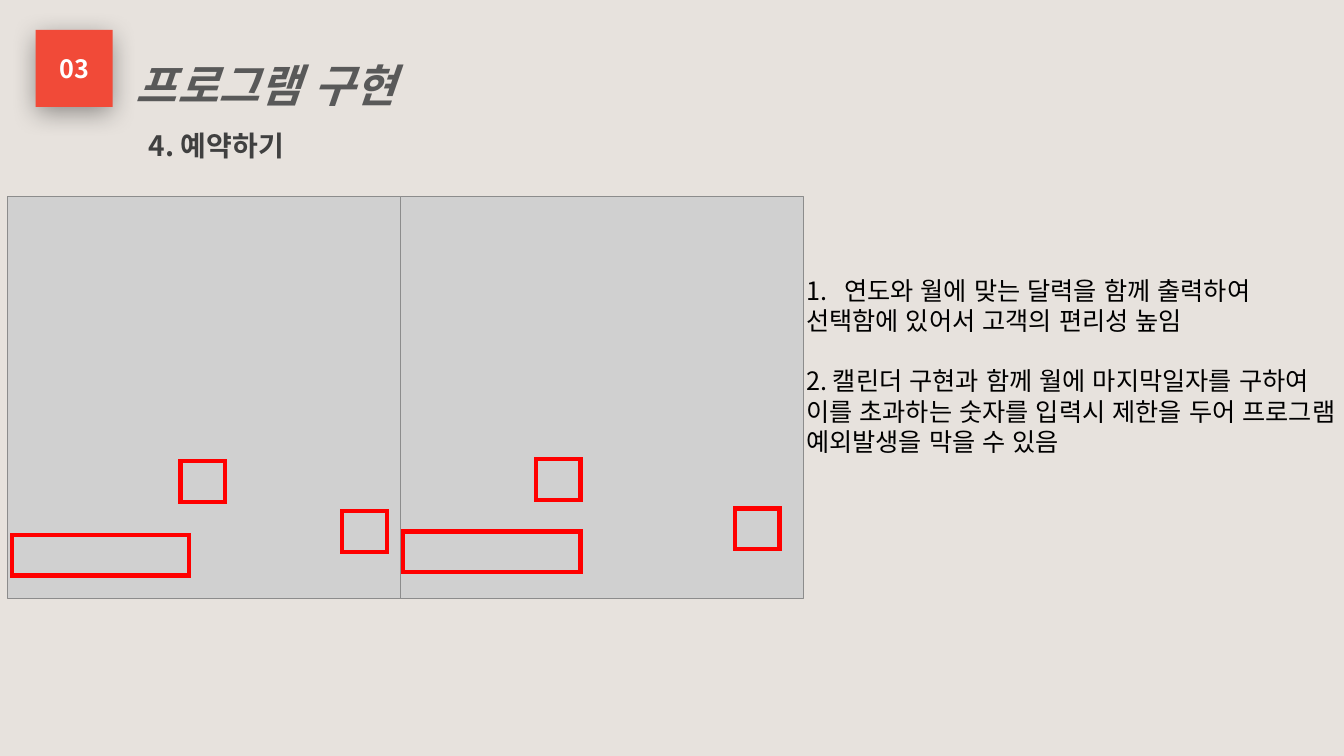
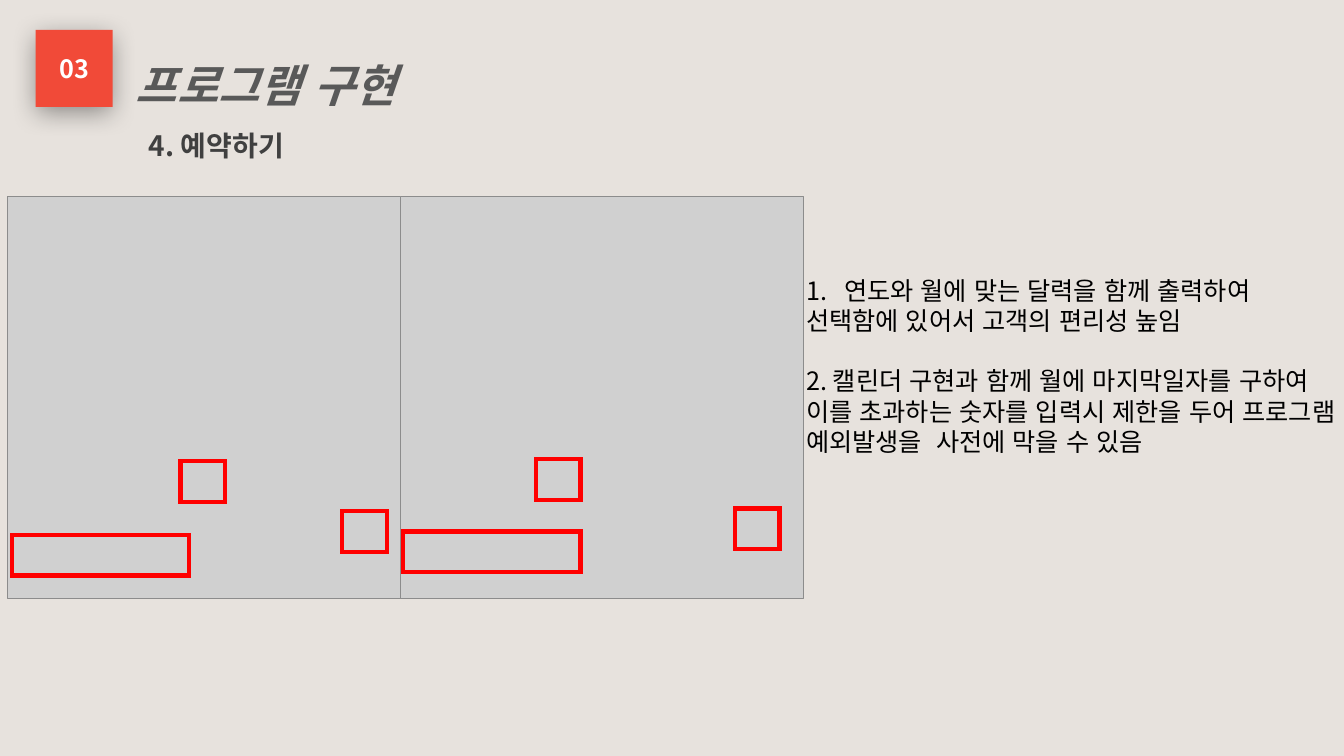
Before and after one commit to phoresis92/restaurant, a slide deck: slide 15 of 프로젝트 기획서/프로젝트 계획서.pptx (slide 18 before the commit). Drawn at 1344x756 pixels with LibreOffice and Linux fonts; fonts in the diff are those of the drawing; grey boxes stand for pictures. Boxes give left, top, right and bottom in pixels: in the first picture for what was removed or moved away, otherwise in the second. Text is boxed around its words. In the diff, an @@ line names an element or a change of style, - is before the commit and + after.

```diff
--- a/프로젝트 기획서/프로젝트 계획서.pptx
+++ b/프로젝트 기획서/프로젝트 계획서.pptx
@@ text at (x1=806, y1=369, x2=1336, y2=453): text changed @@
-2. 캘린더 구현과 함께 월에 마지막일자를 구하여 이를 초과하는 숫자를 입력시 제한을 두어 프로그램 예외발생을 막을 수 있음
+2. 캘린더 구현과 함께 월에 마지막일자를 구하여 이를 초과하는 숫자를 입력시 제한을 두어 프로그램 예외발생을 사전에 막을 수 있음
```
Also in this commit, not shown: 1 other slide changed, 5 slides added, 3 slides removed, 30 other files.
